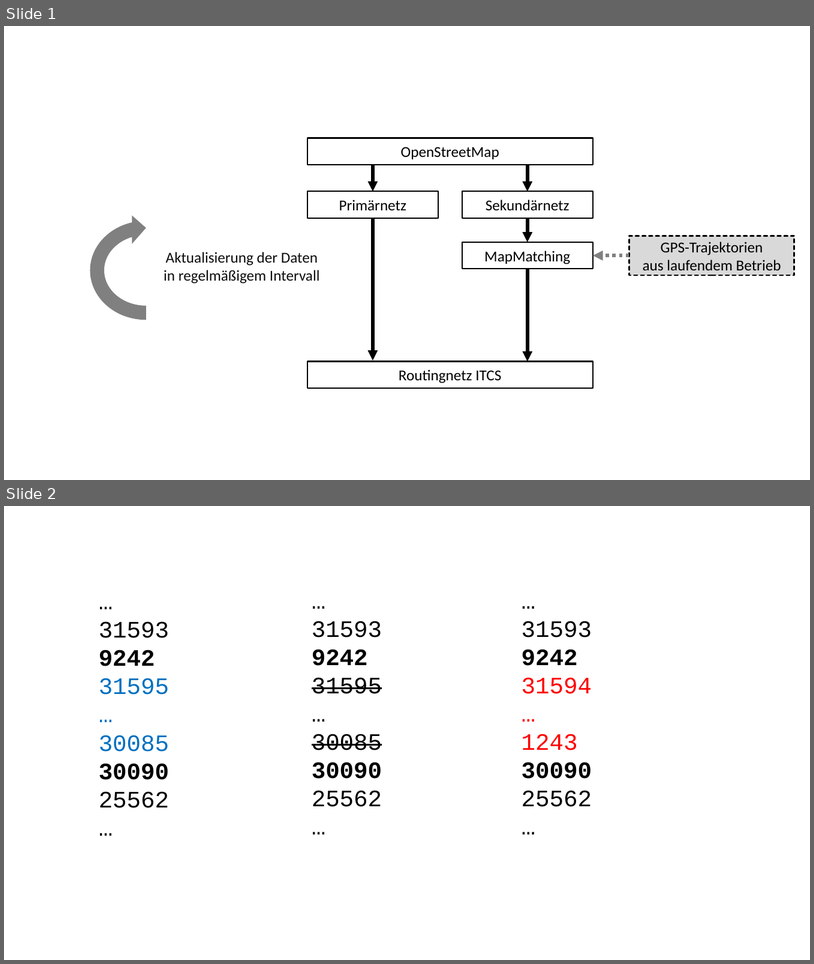
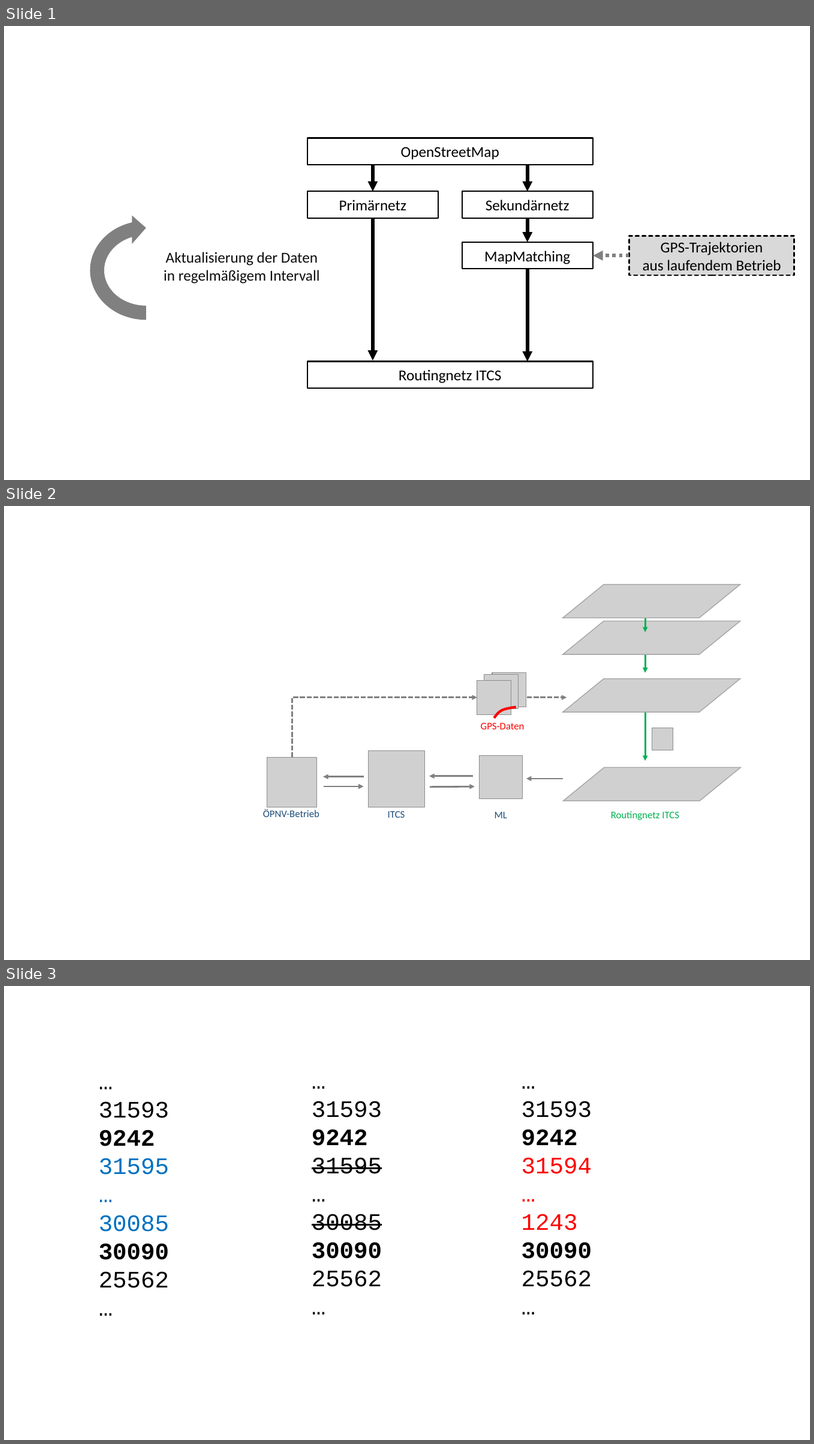
Before and after one commit to sebastianknopf/Masterarbeit, a slide deck: Grafiken/Grafiken.pptx. Shown one above the other, each under a label of ours: slides 1 and 2 before the commit, slides 1, 2 and 3 after it. The pictures are 814x964 and 814x1444 pixels, drawn with LibreOffice and Linux fonts; fonts in the diff are those of the drawing; grey boxes stand for pictures. Boxes give left, top, right and bottom in pixels: in the first picture for what was removed or moved away, otherwise in the second. Text is boxed around its words. In the diff, an @@ line names an element or a change of style, - is before the commit and + after.

```diff
--- a/Grafiken/Grafiken.pptx
+++ b/Grafiken/Grafiken.pptx
@@ slide 2 added at (4, 506, 810, 960), background #FFFFFF @@
@@ picture added at (563, 585, 740, 618) @@
@@ arrow added from (646, 606) to (646, 632), #00B050 2 pt @@
@@ picture added at (563, 621, 740, 654) @@
@@ arrow added from (646, 647) to (646, 672), #00B050 2 pt @@
@@ picture added at (563, 678, 740, 712) @@
@@ elbow arrow added from (292, 757) to (477, 697), #808080 2 pt dashed @@
@@ arrow added from (527, 697) to (567, 697), #808080 2 pt dashed @@
@@ arrow added from (646, 703) to (646, 760), #00B050 2 pt @@
@@ group added at (477, 672, 527, 718): 3 pictures, 1 freeform shape @@
@@ text added at (481, 723, 525, 729), 12 pt, text #FF0000 @@
+GPS-Daten
@@ picture added at (653, 728, 674, 750) @@
@@ picture added at (267, 757, 317, 807) @@
@@ picture added at (369, 750, 425, 807) @@
@@ picture added at (480, 756, 523, 799) @@
@@ picture added at (564, 768, 741, 801) @@
@@ arrow added from (364, 777) to (323, 777), #808080 2 pt @@
@@ arrow added from (324, 786) to (364, 786), #808080 2 pt @@
@@ arrow added from (430, 787) to (475, 786), #808080 2 pt @@
@@ arrow added from (473, 776) to (430, 776), #808080 2 pt @@
@@ arrow added from (563, 778) to (527, 778), #808080 2 pt @@
@@ text added at (263, 809, 320, 817), 12 pt, text #1F4E79 @@
+ÖPNV-Betrieb
@@ text added at (388, 811, 405, 817), 12 pt, text #1F4E79 @@
+ITCS
@@ text added at (495, 811, 507, 818), 12 pt, text #1F4E79 @@
+ML
@@ text added at (611, 811, 680, 820), 12 pt, text #00B050 @@
+Routingnetz ITCS
@@ what was slide 2 is now slide 3 @@
```
Also in this commit, not shown: 8 other files.
